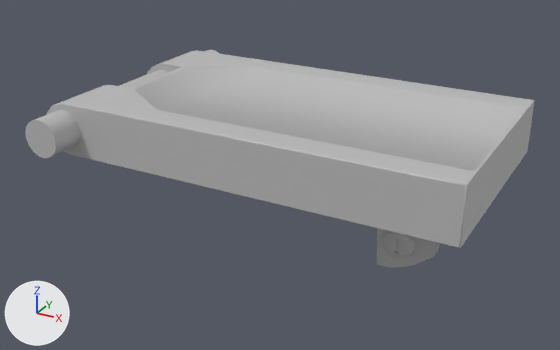
An edit to the FBX model Static Meshes/Hydraulics/Passerelle/SM_Passerelle.fbx, drawn before and after from the same camera.
Before and after are seen from a 50 mm camera at (1.72, -6.87, 3.11) aimed at (-2.82, 1.38, -1.02). Arrows for +X, +Y and +Z are at lower left; the lights stay in place. Where no turn or scale is listed for an object, it has been applied to the vertices. Vertices at the same position are counted once.

The first picture shows 'Passerelle'.
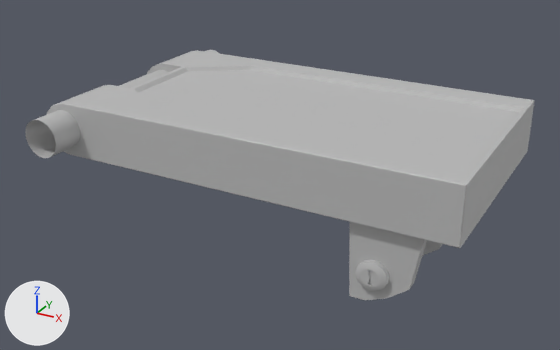
The newer file is also turned or shifted as a whole; pictures and numbers use the older file's frame.

Location of each change, [x1, y1, x2, y2] in pixels of the pictures (560 x 350 px; the box of a moved part takes in the faces that stretch with it):
```json
{"object": "Passerelle", "change": "reshaped", "before": [25, 50, 535, 268], "after": [25, 50, 535, 300], "on screen": "15% taller"}
{"part": 1, "of": "me_mesh", "change": "moved or reshaped", "before": [377, 228, 440, 268], "after": [349, 222, 443, 300]}
{"part": 2, "of": "me_mesh", "change": "moved or reshaped", "before": [383, 231, 415, 259], "after": [355, 260, 389, 291]}
{"part": 3, "of": "me_mesh", "change": "deleted", "before": [25, 120, 56, 158]}
```

Edits to the scene script, one JSON object a line:
```json
{"block": "me_mesh", "where": "# used by ob_passerelle; location = (-5.2, 0.01, 0.0)"}
{"op": "remove", "block": "me_mesh", "code": "me_mesh.from_pydata(...)  # 490 vertices, 964 faces; spans x -0.3..5.2, y -0.44..3.42, z -1.69..0.0"}
{"op": "add", "block": "me_mesh", "code": "me_mesh.from_pydata(...)  # 488 vertices, 892 faces; spans x -0.3..5.2, y -0.44..3.42, z -1.69..0.0"}
{"block": "me_mesh", "change": "me_mesh part 1: the loose piece of 92 vertices spanning x 3.76..4.95, y 0.91..2.07, z -1.69..-0.49 is moved by (0.0, -0.81, 0.0)"}
{"block": "me_mesh", "change": "me_mesh part 2: the loose piece of 89 vertices spanning x 4.06..4.44, y 0.82..0.91, z -1.51..-1.15 is moved by (0.0, -0.81, 0.0)"}
{"block": "me_mesh", "change": "me_mesh part 3"}
{"block": "me_mesh", "change": "1 vertex is removed from x 0.0, y -0.44, z -0.34"}
{"block": "me_mesh", "change": "36 faces are deleted"}
```
